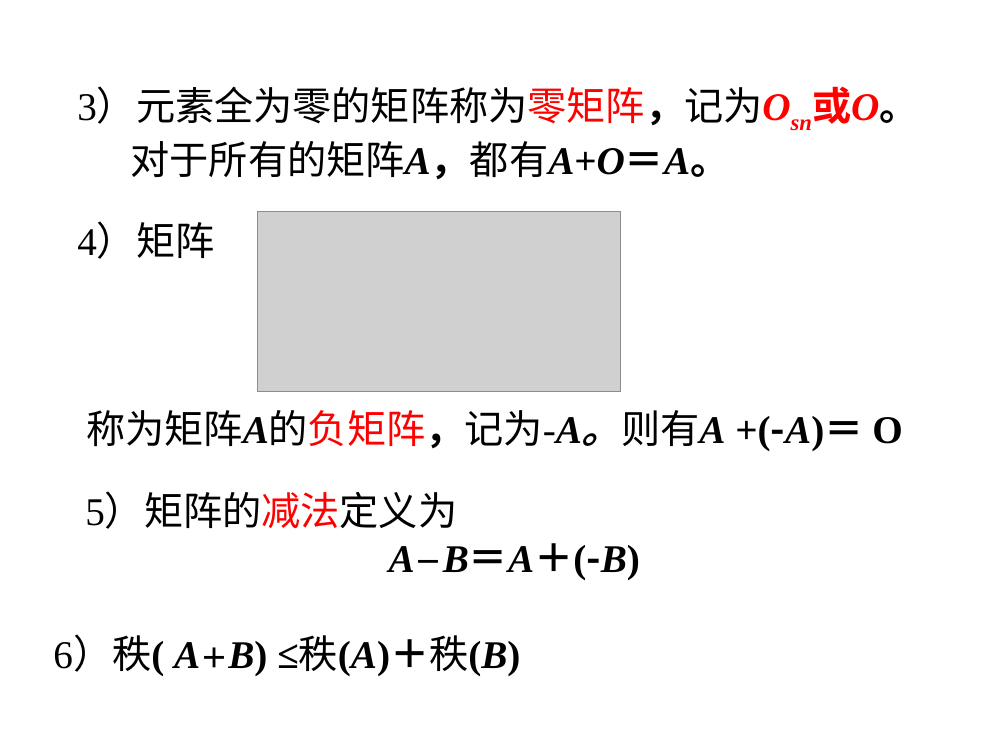
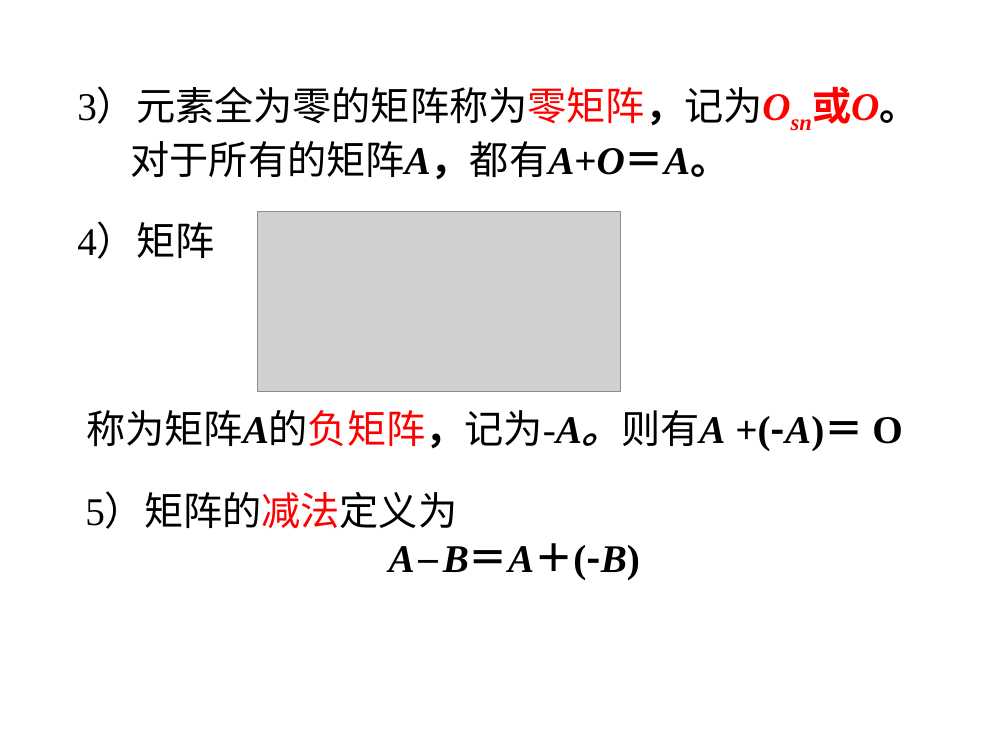
Before and after one commit to zhangbiaomath/zhangbiaomath.github.io, a slide deck: slide 15 of teaching/gaodai/ch4/高等代数第4章-矩阵.ppt (slide 11 before the commit). Drawn at 1008x756 pixels with LibreOffice and Linux fonts; fonts in the diff are those of the drawing; grey boxes stand for pictures; background and template pictures are left out. Boxes give left, top, right and bottom in pixels: in the first picture for what was removed or moved away, otherwise in the second. Text is boxed around its words. In the diff, an @@ line names an element or a change of style, - is before the commit and + after.

```diff
--- a/teaching/gaodai/ch4/高等代数第4章-矩阵.ppt
+++ b/teaching/gaodai/ch4/高等代数第4章-矩阵.ppt
@@ text removed at (53, 637, 520, 675) @@
-6）秩( A＋B) ≤秩(A)＋秩(B)
```
Also in this commit, not shown: 2 other slides changed, 6 slides added, 2 slides removed, 1 other file.
